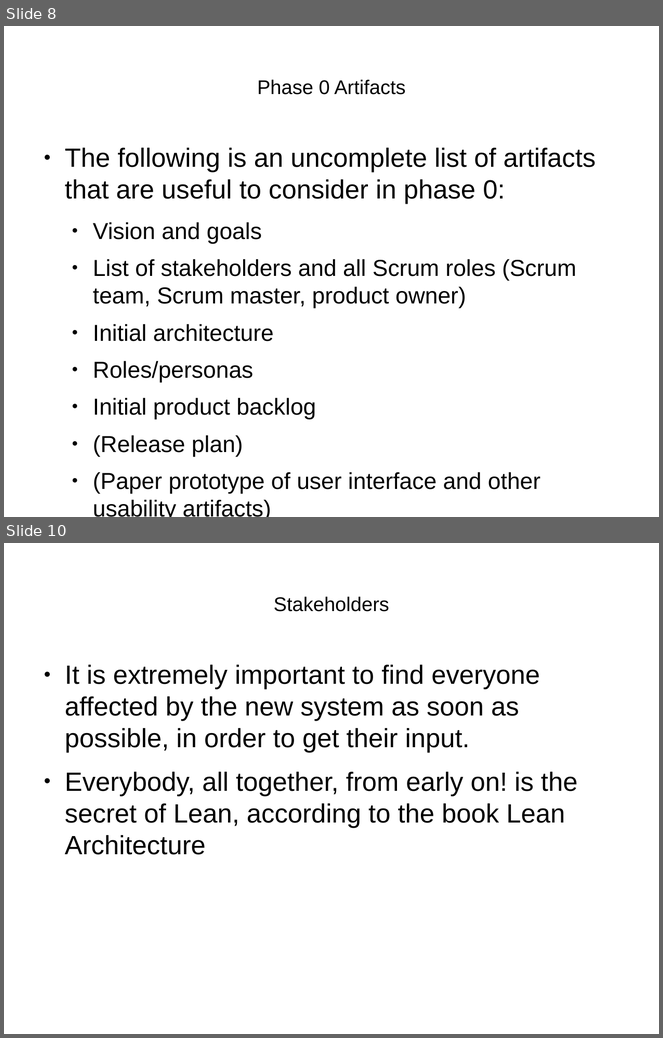
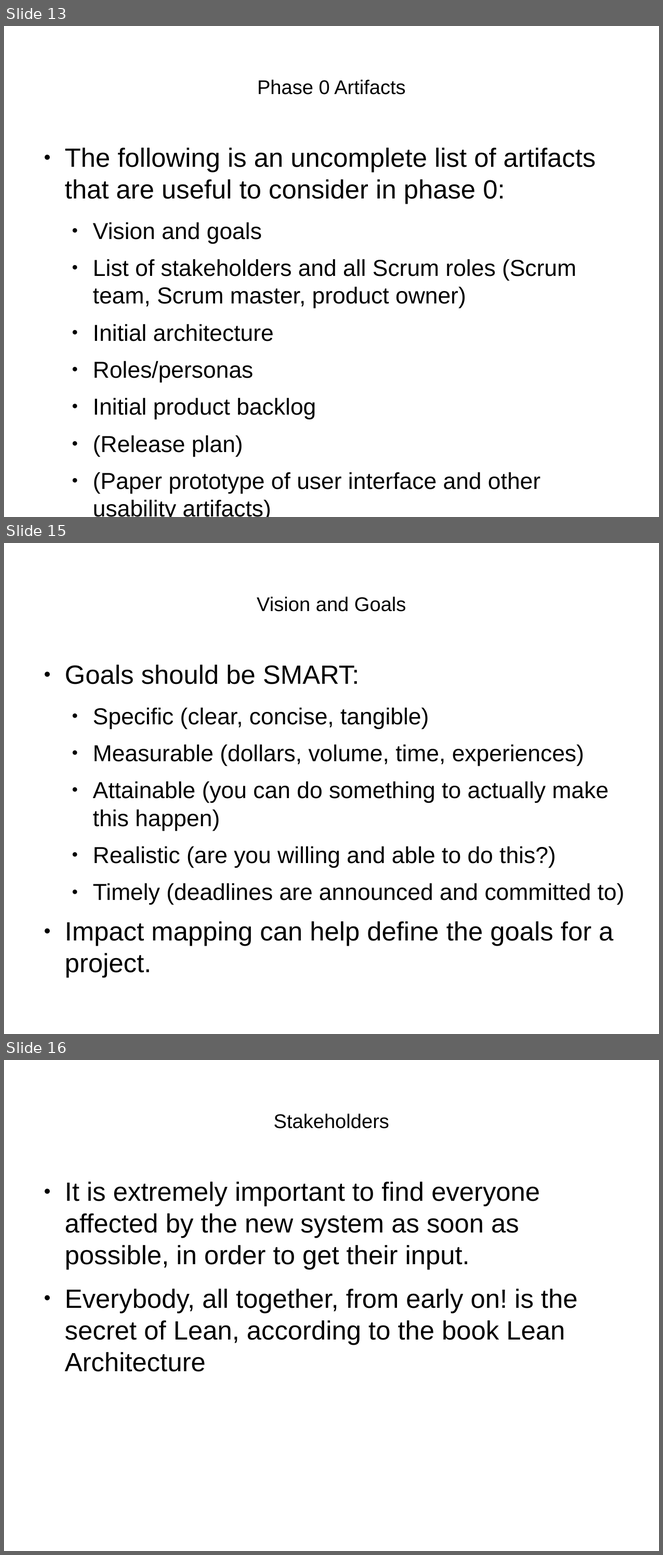
Before and after one commit to henrikarro/uu, a slide deck: 1DL251/project/requirements-presentation.odp. Shown one above the other, each under a label of ours: slides 8 and 10 before the commit, slides 13, 15 and 16 after it; the slides between them are not shown. The pictures are 663x1038 and 663x1555 pixels, drawn with LibreOffice and Linux fonts; fonts in the diff are those of the drawing. Boxes give left, top, right and bottom in pixels: in the first picture for what was removed or moved away, otherwise in the second. Text is boxed around its words. In the diff, an @@ line names an element or a change of style, - is before the commit and + after.

```diff
--- a/1DL251/project/requirements-presentation.odp
+++ b/1DL251/project/requirements-presentation.odp
@@ slide 15 added at box(4, 543, 659, 1034), background #FFFFFF @@
@@ title added at box(257, 597, 406, 612), 24 pt, text #000000 @@
+Vision and Goals
@@ text added at box(65, 665, 625, 978), 28 pt, text #000000 @@
+● Goals should be SMART:
+  ● Specific (clear, concise, tangible)
+  ● Measurable (dollars, volume, time, experiences)
+  ● Attainable (you can do something to actually make this happen)
+  ● Realistic (are you willing and able to do this?)
+  ● Timely (deadlines are announced and committed to)
+● Impact mapping can help define the goals for a project.
@@ what was slide 8 is now slide 13 @@
@@ what was slide 10 is now slide 16 @@
```
Also in this commit, not shown: 1 slide changed, 10 other slides added, 3 slides removed, 1 other file.
